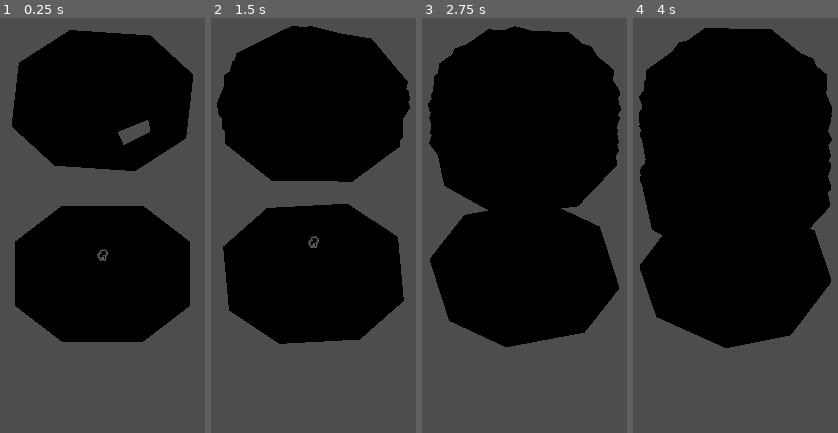
Above: before the commit, frames 1-4 (left to right).
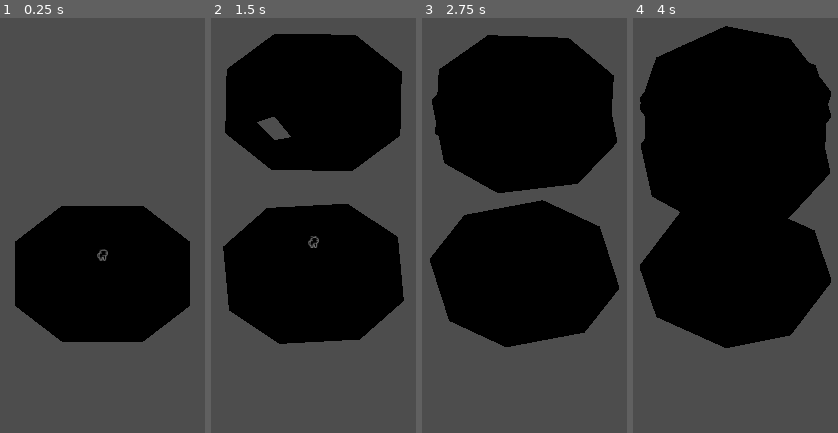
Above: after the commit, the same moments.

Repository: marmaestro/1-bit-jam-4
Game: Godot game, scene res://scenes/main.tscn
Two runs of this game, one before a commit and one after it. Both use one fixed random seed, a clock stepped at 60 frames per second and the inputs below.
Inputs:
- Up to frame 1 (0.25 s): no input
- Up to frame 2 (1.5 s): hold Right (move_right) 0.53-1.28 s; hold Up (move_back) from 1.28 s (still down)
- Up to frame 3 (2.75 s): release Up (move_back) at 2.03 s; hold Right (move_right) from 2.03 s (still down)
- Up to frame 4 (4 s): release Right (move_right) at 2.78 s; hold Down (move_forward) 2.78-3.53 s; hold Left (move_left) from 3.53 s (still down)

The runs differ from the first frame. In frame 1, 24% of the frame differs, in the area x 5-95%, y 2-37%; in frame 2, 4.2%; in frame 3, 6.3%; in frame 4, 3.7%.

Commit message:
1 sec timer to test

Diff:
--- a/scenes/main.tscn
+++ b/scenes/main.tscn
@@ -73,7 +73,6 @@
 
 [node name="Timer" type="Timer" parent="."]
 process_callback = 0
-wait_time = 0.2
 autostart = true
 
 [node name="cam_gimball" type="Node3D" parent="."]
Not shown: 1 places in scenes/main.tscn that only renumber resources
Not shown, added: sprites/character_1.png.import
